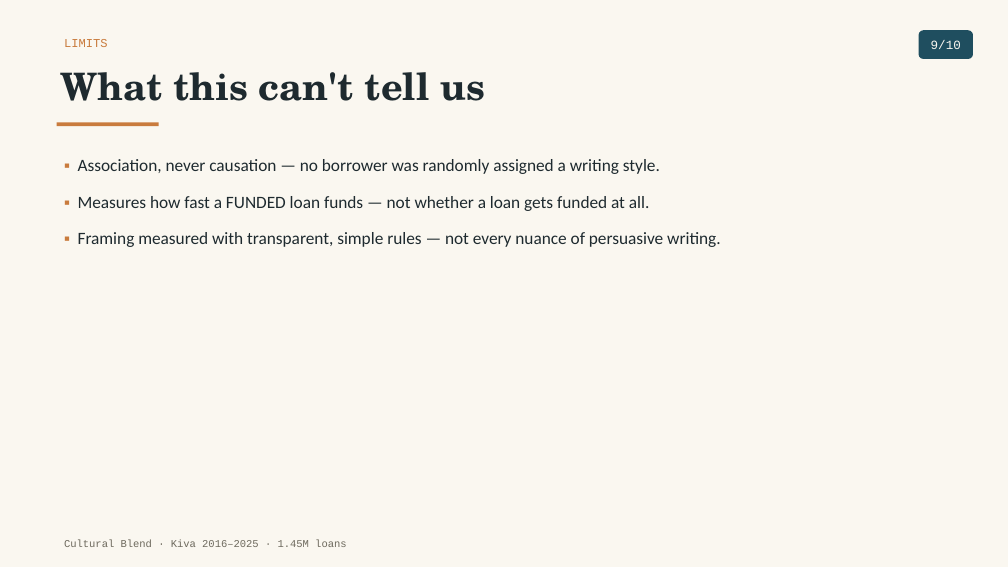
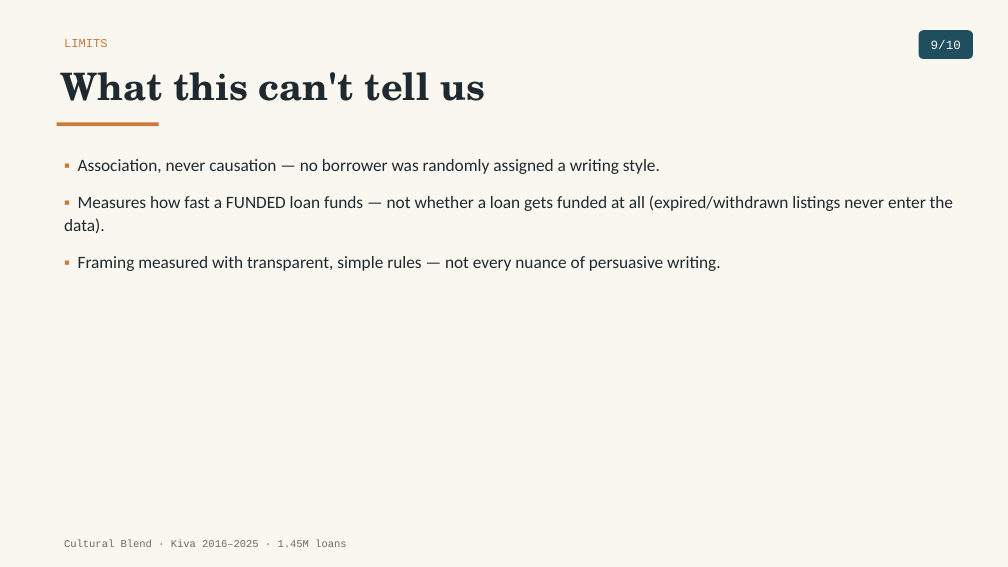
Before and after one commit to tuannm3812/unsw-ma-hackathon-2026, a slide deck: slide 9 of docs/presentation/slides_draft.pptx. Drawn at 1008x567 pixels with LibreOffice and Linux fonts; fonts in the diff are those of the drawing. Boxes give left, top, right and bottom in pixels: in the first picture for what was removed or moved away, otherwise in the second. Text is boxed around its words. In the diff, an @@ line names an element or a change of style, - is before the commit and + after.

```diff
--- a/docs/presentation/slides_draft.pptx
+++ b/docs/presentation/slides_draft.pptx
@@ text at [64,195,953,233]: text changed @@
-▪ Measures how fast a FUNDED loan funds — not whether a loan gets funded at all.
+▪ Measures how fast a FUNDED loan funds — not whether a loan gets funded at all (expired/withdrawn listings never enter the data).
```
Also in this commit, not shown: 7 other slides changed, 11 other files.
